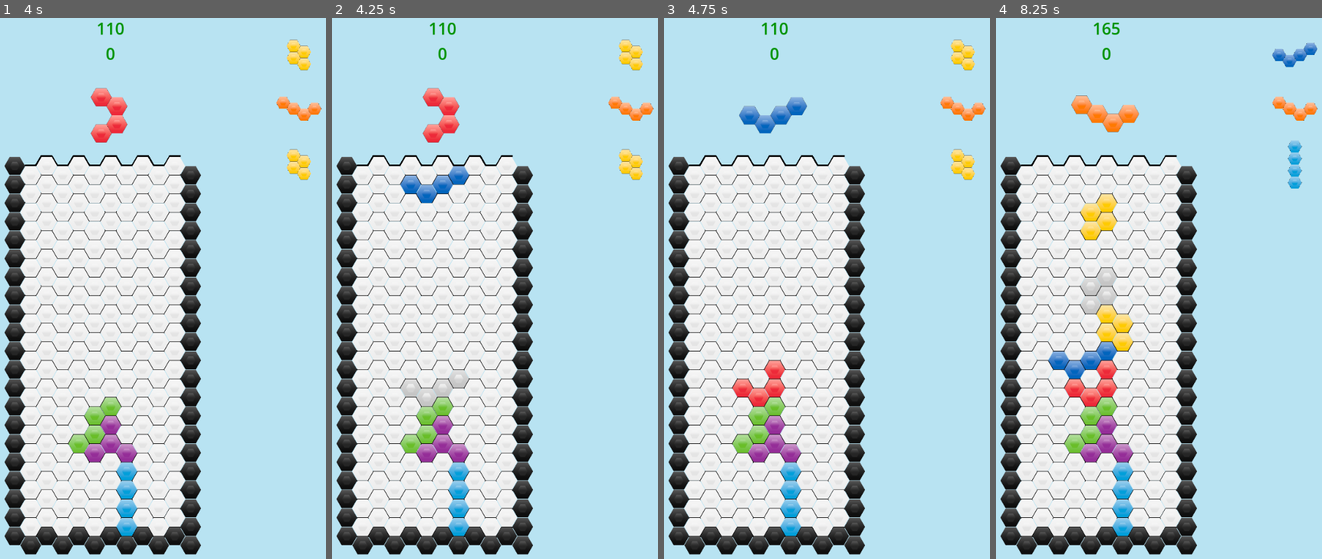
Above: before the commit, frames 1-4 (left to right).
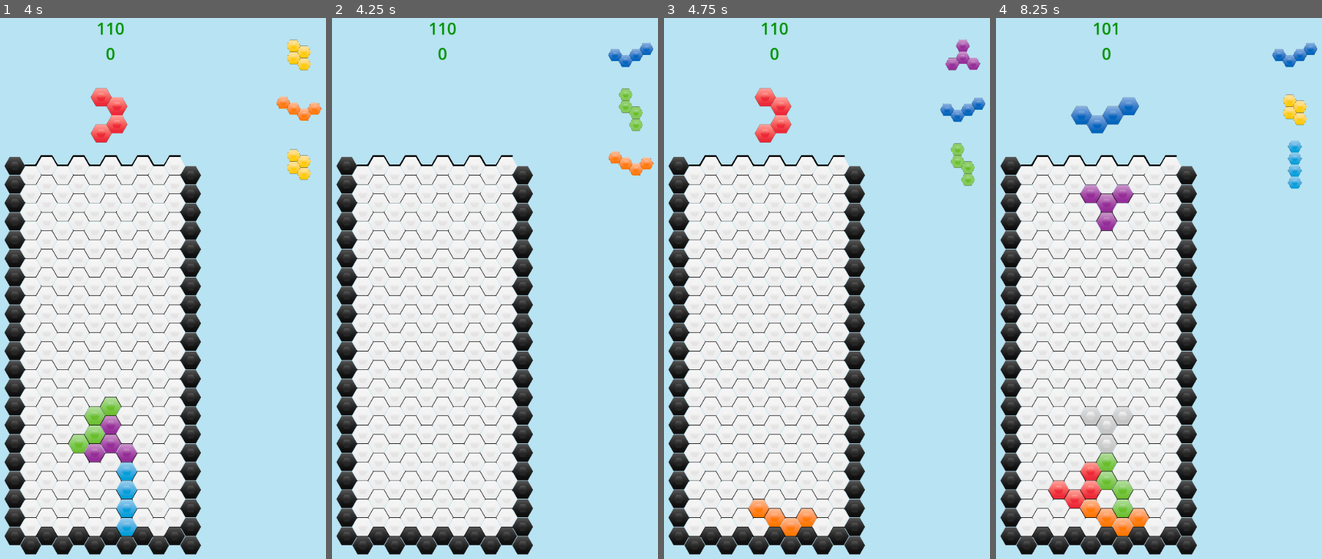
Above: after the commit, the same moments.

Repository: MrSoubi/HexoTangle
Game: Godot game, scene res://game.tscn
Two runs of this game, one before a commit and one after it. Both use one fixed random seed, a clock stepped at 60 frames per second and the inputs below.
Inputs:
- Up to frame 1 (4 s): tap Enter at 0.5, 2.75 s; hold Right 0.53-1.28 s; tap Z at 0.6, 2.1, 3.6 s; tap Space at 0.77, 1.25, 1.52, 3.02, 3.5, 3.77 s; hold Down 1.28-2.03 s; tap C at 1.35, 2.85 s; hold Right 2.03-2.78 s; hold Up 2.78-3.53 s; hold Left from 3.53 s (still down)
- Up to frame 2 (4.25 s): keep holding Left; tap Escape at 4.15 s
- Up to frame 3 (4.75 s): keep holding Left; tap C at 4.35 s; tap Space at 4.52 s
- Up to frame 4 (8.25 s): release Left at 5.03 s; hold Down 5.03-5.78 s; tap Z at 5.1, 6.6, 8.1 s; tap Enter at 5.75 s; hold Right 5.78-6.53 s; tap C at 5.85, 7.35 s; tap Space at 6.02, 6.5, 6.77, 7.52 s; hold Up 6.53-7.28 s; hold Right 7.28-8.03 s; hold Down from 8.03 s (still down)

Frame 1 is identical in both runs. In frame 2, 5.2% of the frame differs, in the area x 20-99%, y 3-96%; in frame 3, 5.5%; in frame 4, 8.6%, in the area x 15-99%, y 0-96%.

Commit message:
Added reset

Diff:
--- a/Scripts/grid.gd
+++ b/Scripts/grid.gd
@@ -101,6 +101,33 @@
 	$"../CanvasLayer/VBoxContainer2/FirstUpcoming".texture = GetTextureFromHexType(nextQueue[0])
 
 	drawHexomino();
+
+func Reset():
+	canHold = true;
+	heldHexomino = -1;
+	$"../CanvasLayer/VBoxContainer/HoldLabel".texture = null;
+
+	bag = [HexType.I, HexType.O, HexType.T, HexType.L, HexType.J, HexType.Z, HexType.S];
+	nextQueue = []; #stocks hextypes
+	nextQueue.append(getRandomHexType());
+	nextQueue.append(getRandomHexType());
+	nextQueue.append(getRandomHexType());
+
+	score = 0;
+
+	var type = getNextHexomino()
+	currentHexomino = hexomino.new(startingPosition, Direction.TOP, type, GetTextureFromType(type));
+
+	for n in range(GRID_HEIGHT):
+		for m in range(GRID_WIDTH):
+			grid[n][m].setState(Cell.State.FREE, textureFree)
+
+	for row in range(GRID_HEIGHT):
+		grid[row][0].setState(Cell.State.BLOCKED, textureBlocked)
+		grid[row][GRID_WIDTH-1].setState(Cell.State.BLOCKED, textureBlocked)
+
+	for col in range(GRID_WIDTH):
+		grid[GRID_HEIGHT-1][col].setState(Cell.State.BLOCKED, textureBlocked)
 
 func GetTextureFromHexType(t: HexType) -> Texture2D:
 	var result;
--- a/game.gd
+++ b/game.gd
@@ -29,3 +29,17 @@
 
 func GetFallSpeed() -> float:
 	return (0.8 - ((level - 1) * 0.007)) ** (level - 1)
+
+func _input(event):
+	if event is InputEventKey and event.pressed:
+		if event.keycode == KEY_ESCAPE:
+			ResetGame();
+
+func ResetGame():
+	score = 0
+	level = 1
+	lines = 0
+	linesToDoUntilNextLevel = 5
+	$Timer.wait_time = 1.0;
+	$CanvasLayer/VBoxContainer/LevelLabel.text = str(0);
+	$Grid.Reset()
